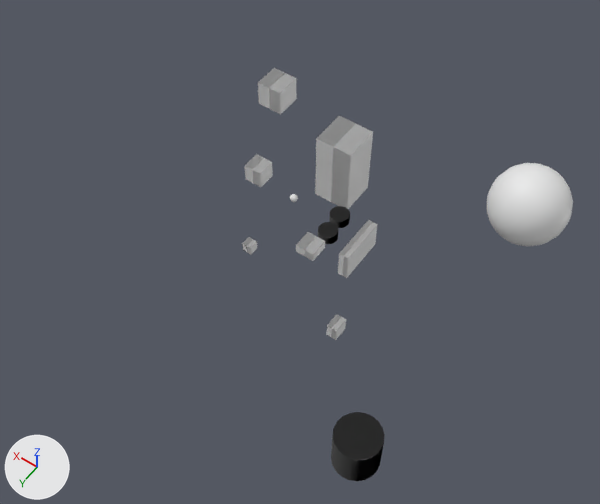
One commit to the OBJ model resources/meshes/exported/final_scene.obj: the scene before it, then after it.
Camera for both pictures: a 50 mm camera at (-27.8, 40.6, 63.1) aimed at (0.2, 1.5, 1.5). The lights are fixed; the arrows at lower left show +X, +Y and +Z. Where no turn or scale is listed for an object, it has been applied to the vertices. Vertices at the same position are counted once.

Script lines for the objects in view, before the commit:
```python
me_object_10 = bpy.data.meshes.new('object_10')
me_object_10.from_pydata(...)  # a UV sphere (20 segments, 20 rings, poles along y) spanning x -19.0..-11.0, y -19.0..-11.0, z -1.0..7.0
me_object_8 = bpy.data.meshes.new('object_8')
me_object_8.from_pydata(...)  # a box spanning x 1.0..5.0, y -12.0..-8.0, z -2.0..6.0
me_object_9 = bpy.data.meshes.new('object_9')
me_object_9.from_pydata(...)  # a box spanning x 13.5..16.5, y -16.5..-13.5, z 0.5..3.5
ob_object_10 = bpy.data.objects.new('object_10', me_object_10)
ob_object_10.location = (0.0, 0.0, 0.0)
ob_object_8 = bpy.data.objects.new('object_8', me_object_8)
ob_object_8.location = (0.0, 0.0, 0.0)
ob_object_9 = bpy.data.objects.new('object_9', me_object_9)
ob_object_9.location = (0.0, 0.0, 0.0)
# also in view: 'object_11' at (-15.0, 15.0, 2.0); 'object_5' at (-4.0, -2.0, 1.5)
```
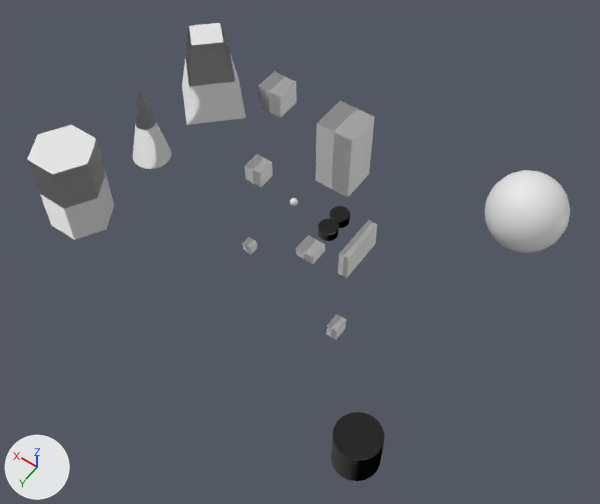
Boxes (x1, y1, x2, y2) around the edits, measured in the pictures (600 x 504 px):
'object_13', added: after (27, 125, 114, 240)
'object_10', mesh moved: before (486, 163, 573, 246); after (485, 170, 570, 253)
'object_8', mesh moved: before (315, 116, 373, 209); after (315, 101, 375, 197)
'object_14', added: after (182, 23, 246, 125)
'object_12', added: after (133, 89, 171, 169)

Edits to the bpy script that builds the scene:
```text
Change me_object_10:
    where me_object_10.from_pydata(...)  # 382 vertices, 760 faces; spans x -19.0..-11.0, y -19.0..-11.0, z -1.0..7.0
    used by ob_object_10; location = (0.0, 0.0, 0.0)
    me_object_10 part 1: the whole mesh is moved by (0.0, 0.0, -1.0)
Change me_object_8:
    where me_object_8.from_pydata(...)  # 8 vertices, 12 faces; spans x 1.0..5.0, y -12.0..-8.0, z -2.0..6.0
    used by ob_object_8; location = (0.0, 0.0, 0.0)
    me_object_8 part 2: the whole mesh is moved by (0.0, 0.0, 2.0)
Add me_object_14:
    me_object_14.from_pydata([(24.5, -10.0, 1.5), (20.0, -14.5, 1.5), (15.5, -10.0, 1.5), (20.0, -5.5, 1.5), (22.25, -10.0, 10.5), (20.0, -12.25, 10.5), (17.75, -10.0, 10.5), (20.0, -7.75, 10.5)], [], [(0, 1, 2), (0, 2, 3), (4, 6, 5), (4, 7, 6), (0, 1, 4), (1, 5, 4), (1, 2, 5), (2, 6, 5), (2, 3, 6), (3, 7, 6), (3, 0, 7), (0, 4, 7)])
Add me_object_13:
    me_object_13.from_pydata(...)  # a 6-sided cylinder along z spanning x 16.88..23.12, y 7.29..12.71, z 1.5..10.5
Add me_object_12:
    me_object_12.from_pydata(...)  # 23 vertices, 40 faces; spans x 18.0..22.0, y -2.0..2.0, z 1.5..10.5
Add ob_object_14:
    ob_object_14 = bpy.data.objects.new('object_14', me_object_14)
    ob_object_14.location = (0.0, 0.0, 0.0)
Add ob_object_13:
    ob_object_13 = bpy.data.objects.new('object_13', me_object_13)
    ob_object_13.location = (0.0, 0.0, 0.0)
Add ob_object_12:
    ob_object_12 = bpy.data.objects.new('object_12', me_object_12)
    ob_object_12.location = (0.0, 0.0, 0.0)
```
